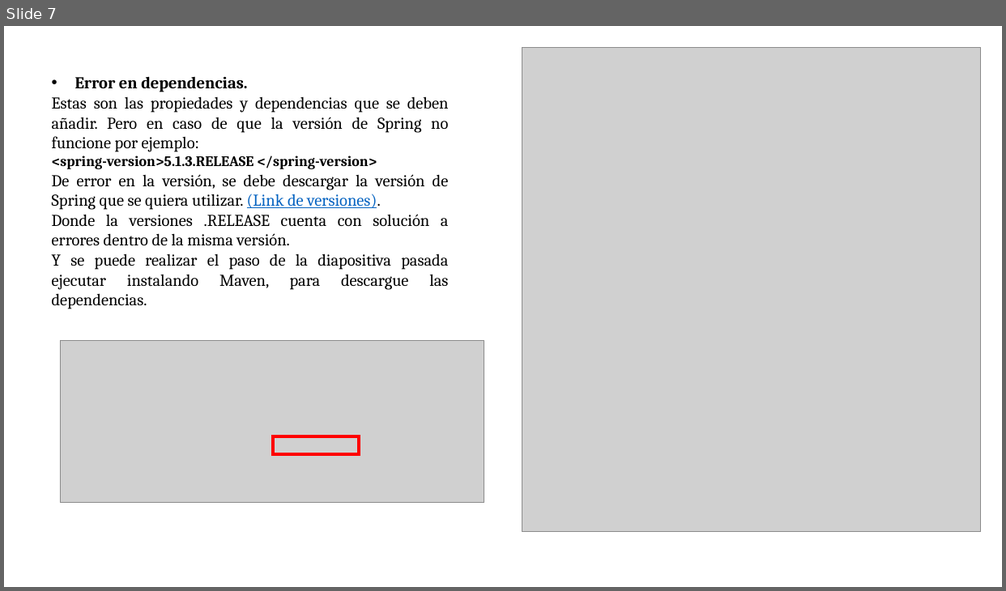
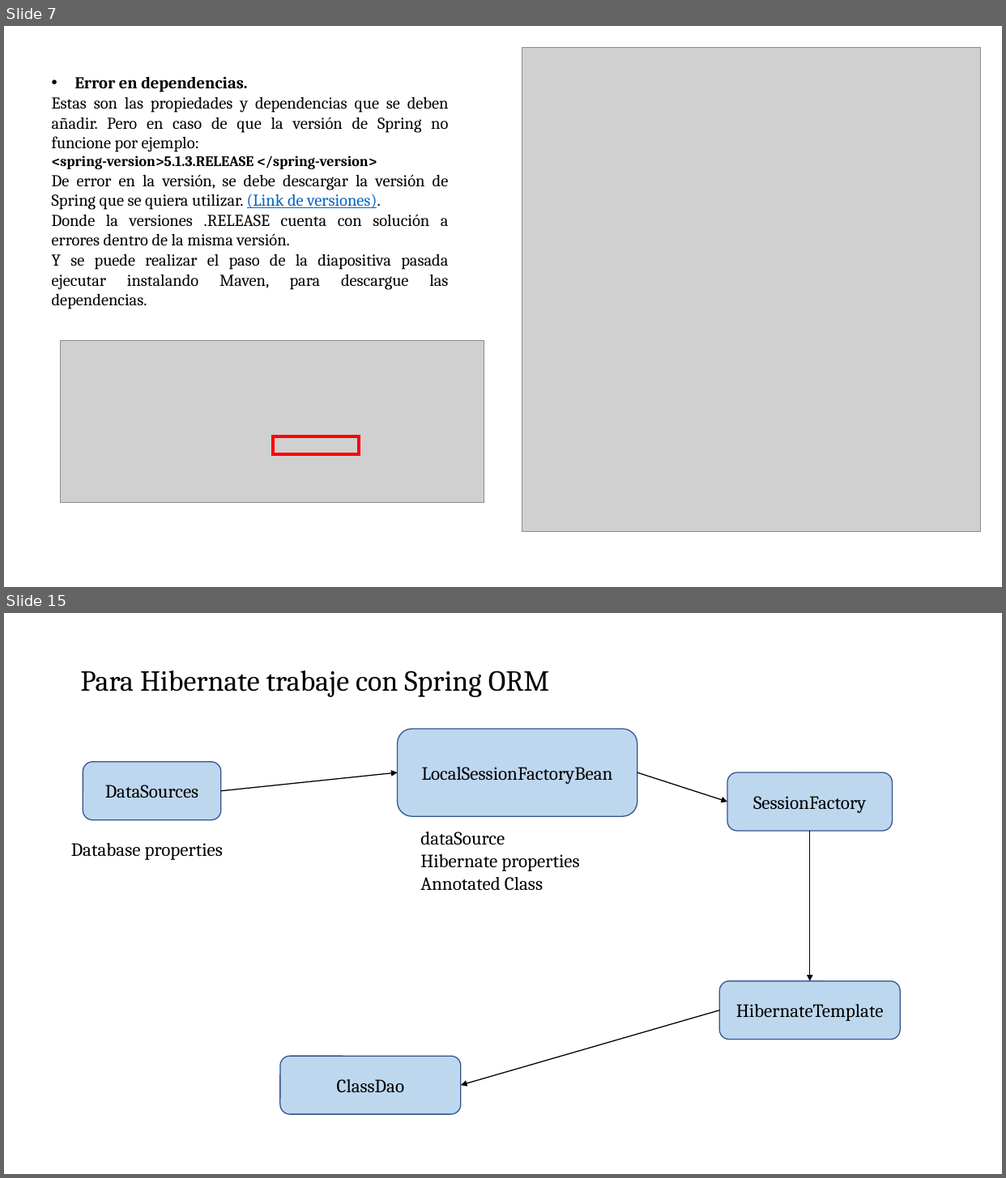
Before and after one commit to soycperez/persistencia-spring-framework, a slide deck: Persistencia con JDBC.pptx. Shown one above the other, each under a label of ours: slide 7 before the commit, slides 7 and 15 after it; the slides between them are not shown. The pictures are 1006x591 and 1006x1178 pixels, drawn with LibreOffice and Linux fonts; fonts in the diff are those of the drawing; grey boxes stand for pictures; background and template pictures are left out. Boxes give left, top, right and bottom in pixels: in the first picture for what was removed or moved away, otherwise in the second. Text is boxed around its words. In the diff, an @@ line names an element or a change of style, - is before the commit and + after.

Commit message:
Conexión de Hibernate con la base de datos con anotaciones

```diff
--- a/Persistencia con JDBC.pptx
+++ b/Persistencia con JDBC.pptx
@@ slide 15 added at bbox=[4, 613, 1002, 1174], background picture (left out) @@
@@ title added at bbox=[80, 671, 549, 697], 28 pt, text #000000 @@
+Para Hibernate trabaje con Spring ORM
@@ rounded rectangle added at bbox=[398, 729, 637, 816], fill #BDD7EE, outline #325491 1 pt, 18 pt, text #000000 @@
+LocalSessionFactoryBean
@@ rounded rectangle added at bbox=[83, 762, 220, 820], fill #BDD7EE, outline #325491 1 pt, 18 pt, text #000000 @@
+DataSources
@@ arrow added from (221, 791) to (398, 773), #000000 1 pt @@
@@ arrow added from (637, 773) to (728, 802), #000000 1 pt @@
@@ rounded rectangle added at bbox=[728, 773, 893, 831], fill #BDD7EE, outline #325491 1 pt, 18 pt, text #000000 @@
+SessionFactory
@@ arrow added from (810, 831) to (810, 982), #000000 1 pt @@
@@ text added at bbox=[71, 843, 223, 860], 18 pt, text #000000 @@
+Database properties
@@ text added at bbox=[420, 832, 579, 891], 18 pt, text #000000 @@
+dataSource
+Hibernate properties
+Annotated Class
@@ rounded rectangle added at bbox=[720, 982, 900, 1040], fill #BDD7EE, outline #325491 1 pt, 18 pt, text #000000 @@
+HibernateTemplate
@@ arrow added from (720, 1011) to (461, 1085), #000000 1 pt @@
@@ rounded rectangle added at bbox=[280, 1056, 461, 1114], fill #BDD7EE, outline #325491 1 pt, 18 pt, text #000000 @@
+ClassDao
```
Also in this commit, not shown: 2 slides changed, 5 other slides added, 2 slides removed, 10 other files.
